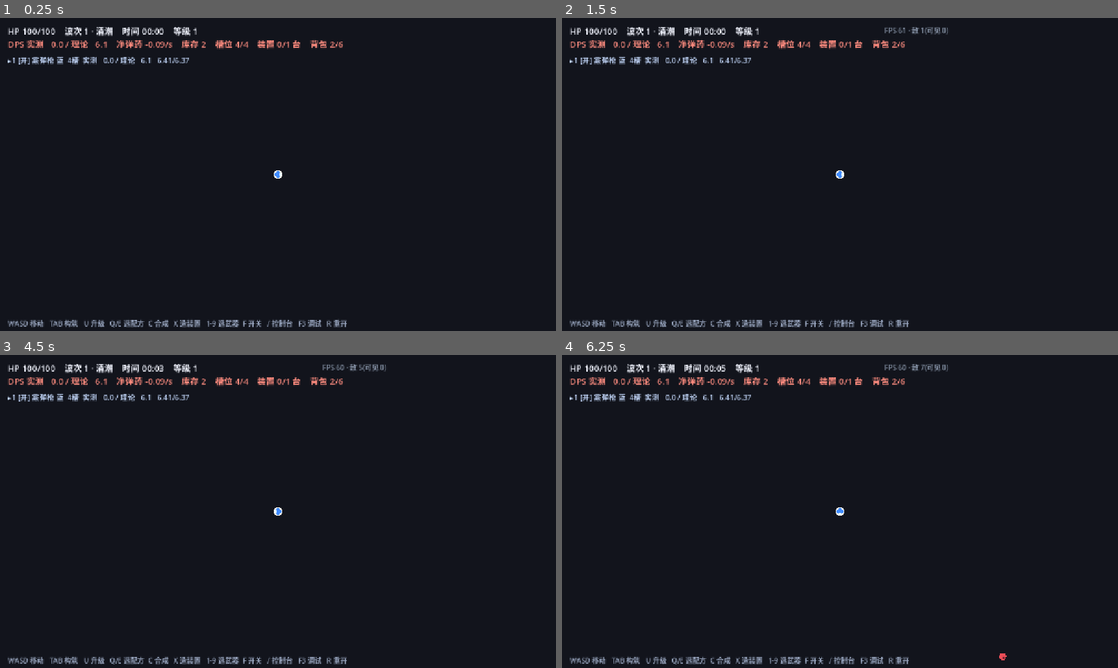
Above: before the commit, frames 1-4 (two rows, left to right).
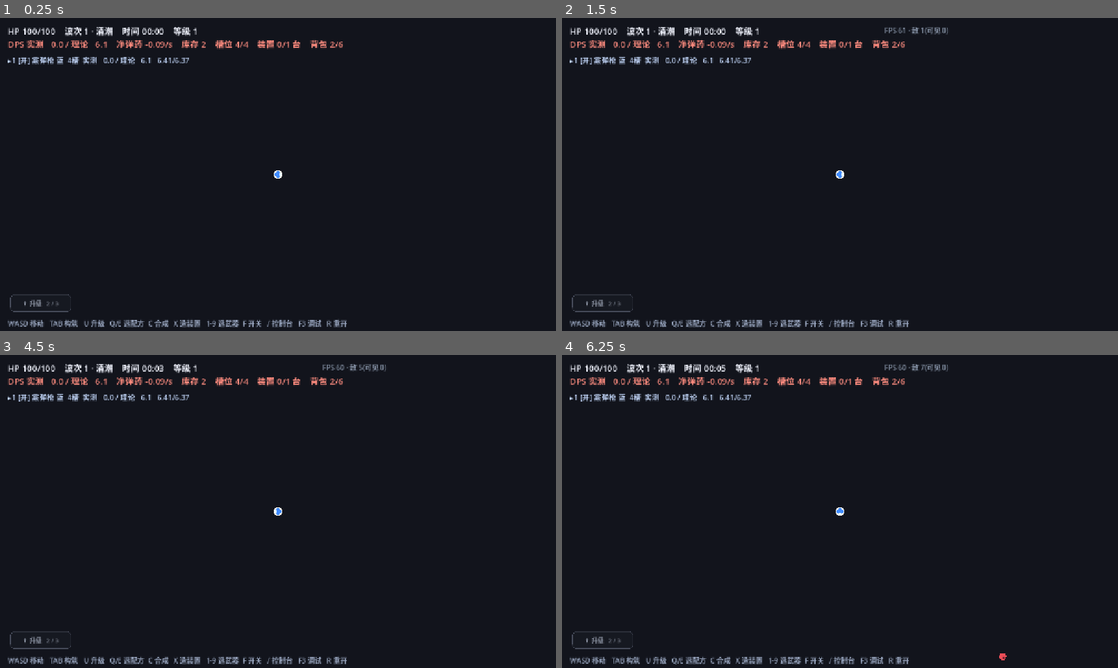
Above: after the commit, the same moments.

Repository: M1suK1/weapon-build-survivor
Game: Godot game, scene res://scenes/main.tscn
Two runs of this game, one before a commit and one after it. Both use one fixed random seed, a clock stepped at 60 frames per second and the inputs below.
Inputs (mouse positions are in pixels of both pictures, inside the frame that each line leads up to):
- Up to frame 1 (0.25 s): no input
- Up to frame 2 (1.5 s): tap Enter at 0.5 s; move the mouse to (962, 158) at 0.52 s; hold D 0.53-1.25 s; tap Tab at 0.6 s; click (962, 158) at 0.67 s; tap Space at 0.77 s; click "×" at 1.25 s
- Up to frame 3 (4.5 s): tap Space at 2, 3.5 s; drag from (166, 527) to (250, 574) at 2.02 s; tap Enter at 2.75, 4.25 s; move the mouse to (333, 442) at 2.77 s; hold D 2.78-3.5 s; tap 4 at 2.85 s; click (333, 442) at 2.92 s; drag from (250, 574) to (111, 464) at 3.52 s; move the mouse to (444, 558) at 4.27 s; hold A from 4.28 s (still down); tap Keypad Enter at 4.35 s; click (444, 558) at 4.42 s
- Up to frame 4 (6.25 s): tap Space at 4.52, 5 s; release A at 5 s; drag from (673, 464) to (756, 433) at 5.02 s; move the mouse to (867, 511) at 5.77 s; hold Down from 5.78 s (still down); tap U at 5.85 s; click (867, 511) at 5.92 s

The runs differ from the first frame. In frame 1, 0.2% of the frame differs, in the area x 1-13%, y 88-94%; in frame 2, 0.2%; in frame 3, 0.2%; in frame 4, 0.2%.

Commit message:
feat(hud): 左下角升级按钮（金呼吸 + 红点 / 灰态进度 / 抖一下，plan-v4 §2 / V3）

Diff:
--- a/scripts/game.gd
+++ b/scripts/game.gd
@@ -220,6 +220,13 @@
 var console_hist: Array = []
 var console_hist_i := 0
 var console_open := false
+
+# 升级按钮（docs/plan-v4.md §2）：左下角胶囊 + 小红点 + 可升级时的呼吸光
+var up_btn: Button = null
+var up_dot: Panel = null
+var up_tween: Tween = null
+var up_shake: Tween = null
+var up_home := Vector2(24, 636)
 # --- 鼠标拖拽（构筑屏）---
 var drag := {}
 var drag_layer: Control = null
@@ -699,6 +706,24 @@
 
 	wpanel = _label(layer, Vector2(18, 84), 17, Color(0.78, 0.86, 1.0))
 
+	# 升级按钮（docs/plan-v4.md §2.1）：材料够时金色呼吸 + 红点，不够时灰化并显示进度
+	up_btn = UIKit.button("↑ 升级", Vector2(140, 40), UIKit.C_GOLD, 16)
+	up_btn.position = up_home
+	up_btn.pivot_offset = Vector2(70, 20)
+	up_btn.pressed.connect(_on_up_pressed)
+	layer.add_child(up_btn)
+
+	up_dot = Panel.new()
+	up_dot.position = up_home + Vector2(-5, -5)
+	up_dot.size = Vector2(11, 11)
+	up_dot.mouse_filter = Control.MOUSE_FILTER_IGNORE
+	up_dot.visible = false
+	var dot_sb := StyleBoxFlat.new()
+	dot_sb.bg_color = Color(1.0, 0.32, 0.32)
+	dot_sb.set_corner_radius_all(6)
+	up_dot.add_theme_stylebox_override("panel", dot_sb)
+	layer.add_child(up_dot)
+
 	# F3 调试面板（默认关）
 	dbg_root = Control.new()
 	dbg_root.position = Vector2(836, 76)
@@ -2796,6 +2821,67 @@
 	hud_ammo.add_theme_color_override("font_color",
 		Color(0.7, 0.95, 0.85) if net >= 0.0 else Color(1.0, 0.55, 0.5))
 	_refresh_weapon_panel()
+	_refresh_up_btn()
+
+
+## 升级按钮三态：可升（金 + 呼吸 + 红点）/ 不可升（灰 + 进度）/ 选卡中（隐藏）
+func _refresh_up_btn() -> void:
+	if up_btn == null:
+		return
+	var cost := level_cost()
+	var have := _inv_total()
+	var can := have >= cost
+	up_btn.visible = not picking
+	up_dot.visible = can and not picking
+	up_btn.disabled = not can
+	up_btn.tooltip_text = "升级需要 %d 个模块（现有 %d） · 当前 Lv%d · 按 U 也可以" % [cost, have, level]
+	if can:
+		up_btn.text = "↑ 升级"
+		up_btn.add_theme_font_size_override("font_size", 16)
+		if up_tween == null or not up_tween.is_valid():
+			up_tween = create_tween().set_loops()
+			up_tween.tween_property(up_btn, "modulate", Color(1.15, 1.15, 1.15, 1.0), 0.6) \
+				.set_trans(Tween.TRANS_SINE)
+			up_tween.tween_property(up_btn, "modulate", Color(1, 1, 1, 1), 0.6) \
+				.set_trans(Tween.TRANS_SINE)
+	else:
+		up_btn.text = "↑ 升级   %d / %d" % [have, cost]
+		up_btn.add_theme_font_size_override("font_size", 14)
+		if up_tween != null and up_tween.is_valid():
+			up_tween.kill()
+		up_tween = null
+		up_btn.modulate = Color(1, 1, 1, 1)
+
+
+func _on_up_pressed() -> void:
+	if up_btn == null or picking or dead or console_open:
+		return
+	if build_root != null and build_root.visible:
+		return
+	if try_level():
+		_anim_up_success()
+	else:
+		_anim_up_fail()
+	_pass()
+	_refresh_up_btn()
+
+
+## 成功后 0.2s 收敛（缩放回弹）；连升时按钮会在下一张卡前再亮起来
+func _anim_up_success() -> void:
+	up_btn.scale = Vector2(0.92, 0.92)
+	var tw := create_tween()
+	tw.tween_property(up_btn, "scale", Vector2.ONE, 0.2).set_trans(Tween.TRANS_BACK).set_ease(Tween.EASE_OUT)
+
+
+## 材料不足：左右抖 4px / 0.15s
+func _anim_up_fail() -> void:
+	if up_shake != null and up_shake.is_valid():
+		up_shake.kill()
+	up_shake = create_tween()
+	up_shake.tween_property(up_btn, "position", up_home + Vector2(4, 0), 0.04)
+	up_shake.tween_property(up_btn, "position", up_home - Vector2(4, 0), 0.05)
+	up_shake.tween_property(up_btn, "position", up_home + Vector2(2, 0), 0.03)
+	up_shake.tween_property(up_btn, "position", up_home, 0.03)
 
 
 ## 左侧武器栏：每把武器一行，显示开关状态与「实测 DPS / 理论 DPS」
@@ -3487,6 +3573,7 @@
 	pick_root.visible = true
 	_paint_offer()
 	_paint_pick_chrome()
+	_refresh_up_btn()
 
 
 func _paint_offer() -> void:
@@ -3611,8 +3698,7 @@
 	if pick_root != null:
 		for c in pick_root.get_children():
 			c.queue_free()
-
-
+	_refresh_up_btn()
 ## 领第 i 张卡
 func _take_card(i: int) -> void:	# 宝箱面板走的是另一套数据（chest_offer），以前漏了这个分支，
 	# 结果卡片点得动（button_down 有反应）但 pressed 永远落空、面板关不掉
Binary file added: docs/screenshots/v4-upgrade-on.png
Binary file added: docs/screenshots/v4-upgrade.png
Not shown, changed: docs/testlog.md
